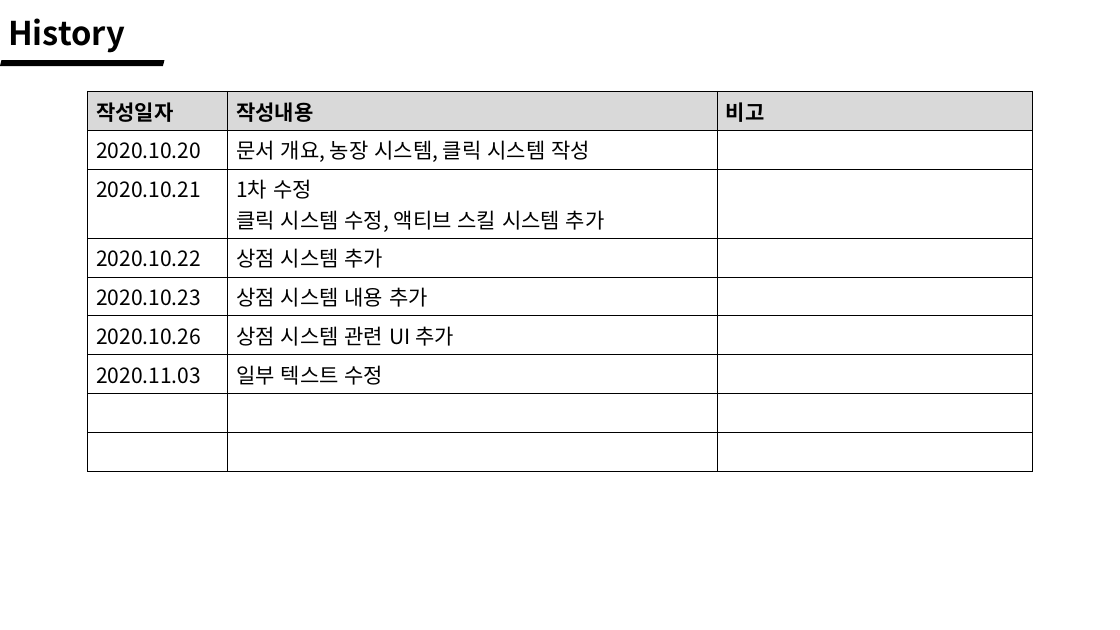
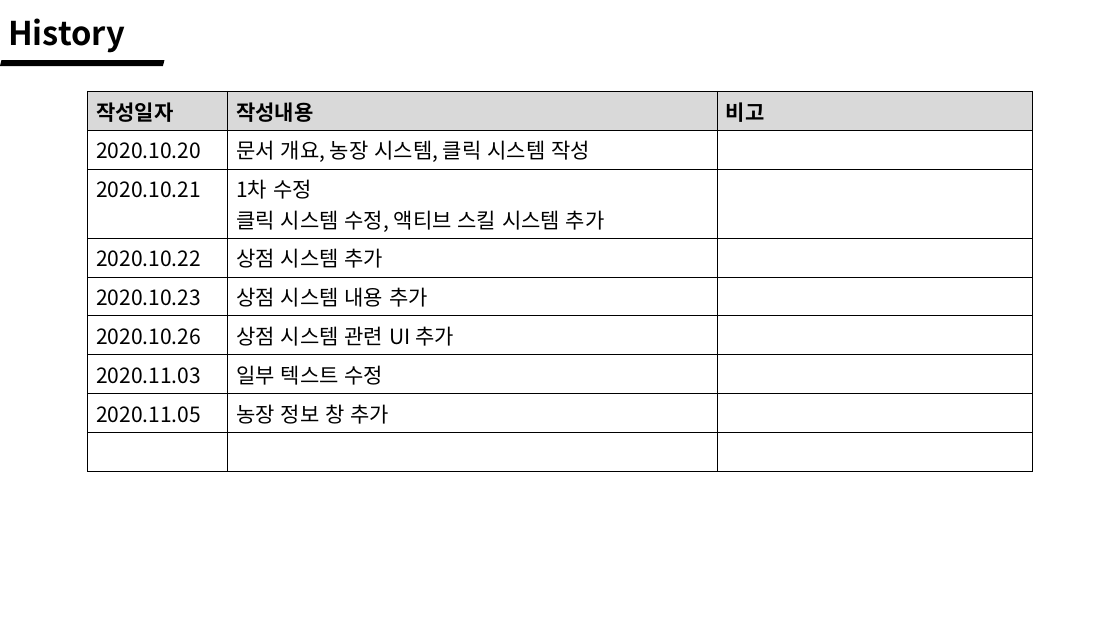
Before and after one commit to wlrud753/CarryCarrot, a slide deck: slide 2 of 기획서/당근키우기 시스템.pptx. Drawn at 1120x630 pixels with LibreOffice and Linux fonts; fonts in the diff are those of the drawing. Boxes give left, top, right and bottom in pixels: in the first picture for what was removed or moved away, otherwise in the second. Text is boxed around its words. In the diff, an @@ line names an element or a change of style, - is before the commit and + after.

```diff
--- a/기획서/당근키우기 시스템.pptx
+++ b/기획서/당근키우기 시스템.pptx
@@ table at box(88, 92, 1033, 461) @@
+row 8: 2020.11.05 | 농장 정보 창 추가 | 
-row 9:  |  | 
```
Also in this commit, not shown: 2 other slides changed, 3 slides added, 15 other files.
